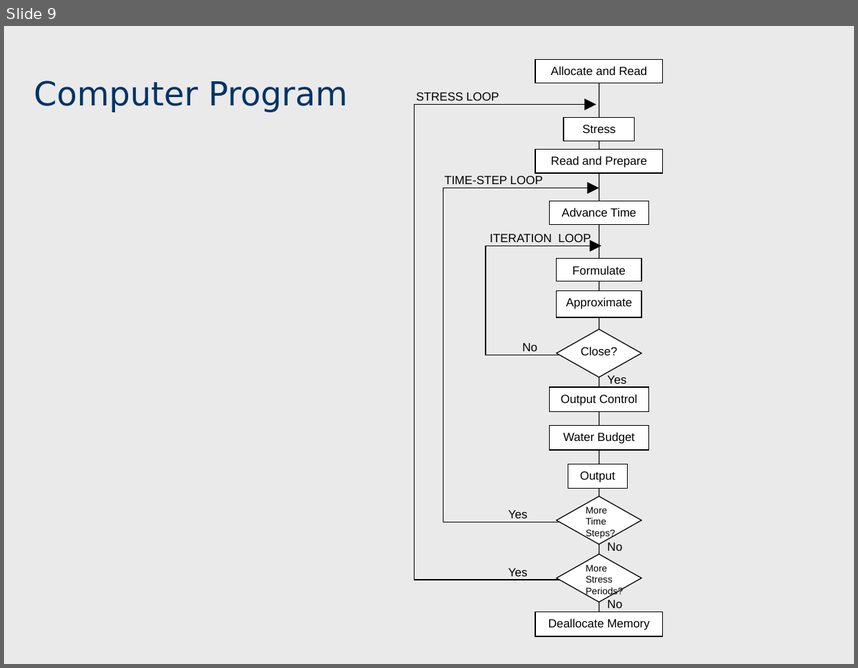
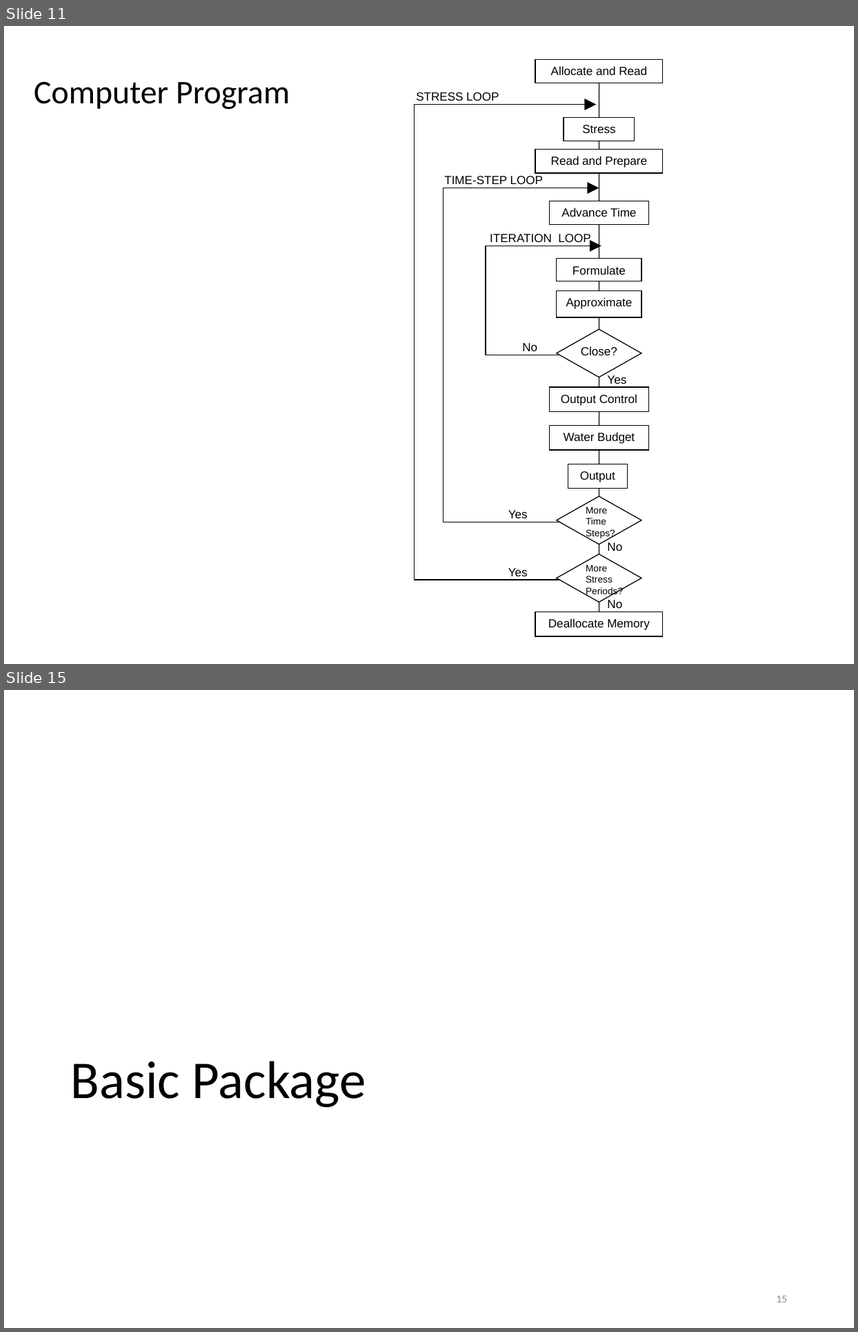
Before and after one commit to behroozetebari/navy2018_classrepo, a slide deck: presentations/Lecture04_Modflow_Introduction.pptx. Shown one above the other, each under a label of ours: slide 9 before the commit, slides 11 and 15 after it; the slides between them are not shown. The pictures are 858x668 and 858x1332 pixels, drawn with LibreOffice and Linux fonts; fonts in the diff are those of the drawing. Boxes give left, top, right and bottom in pixels: in the first picture for what was removed or moved away, otherwise in the second. Text is boxed around its words. In the diff, an @@ line names an element or a change of style, - is before the commit and + after.

```diff
--- a/presentations/Lecture04_Modflow_Introduction.pptx
+++ b/presentations/Lecture04_Modflow_Introduction.pptx
@@ slide 15 added at bbox=[4, 690, 854, 1328], background #FFFFFF @@
@@ title added at bbox=[70, 1061, 366, 1107], 45 pt, text #000000 @@
+Basic Package
@@ page number added at bbox=[776, 1295, 787, 1302], 9 pt, text #8C8C8C @@
+15
@@ what was slide 9 is now slide 11 @@
@@ slide 11 changed as well @@
@@ background #EAEAEA to #FFFFFF @@
@@ title "Computer Program" at bbox=[34, 82, 290, 109]: font DejaVu Sans to Calibri, text colour #003366 to #000000; line spacing 1 to 0.9; vertical alignment bottom to middle @@
```
Also in this commit, not shown: 49 other slides changed, 7 other slides added, 13 slides removed.
